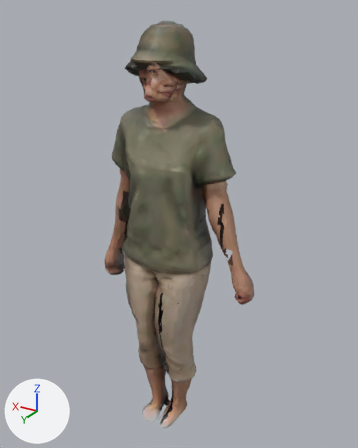
A saved change to the glTF model public/models/ma/nhanvat/tp-020.glb.
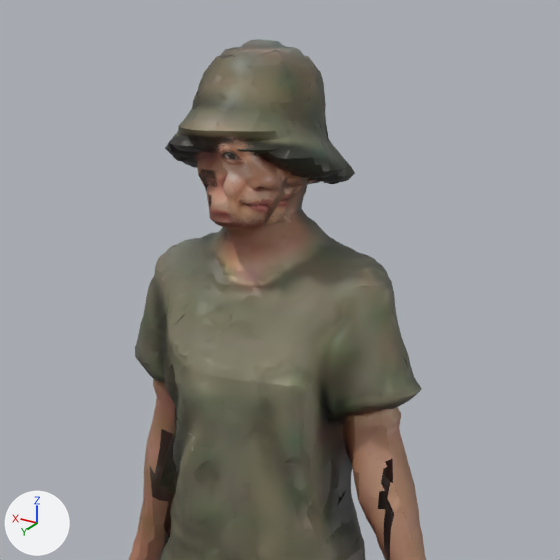
There are two pictures of each version: one whole from a camera (50 mm lens) standing at (-0.875, 1.436, 1.609) and looking at (0.004, -0.029, 0.876), one close up on the part from 15% to 83% of the width and 1% to 55% of the height. Lighting does not change. The marker at lower left points along +X, +Y and +Z. The last two pictures show the newer version. Vertices at exactly the same position are counted once.

In view in the first close-up: 'Body'.
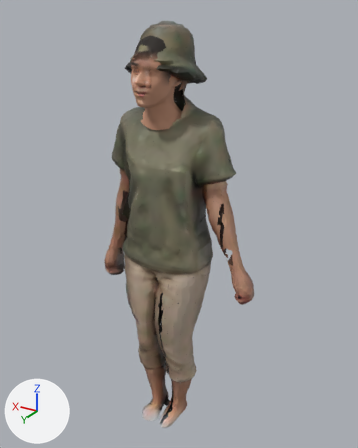
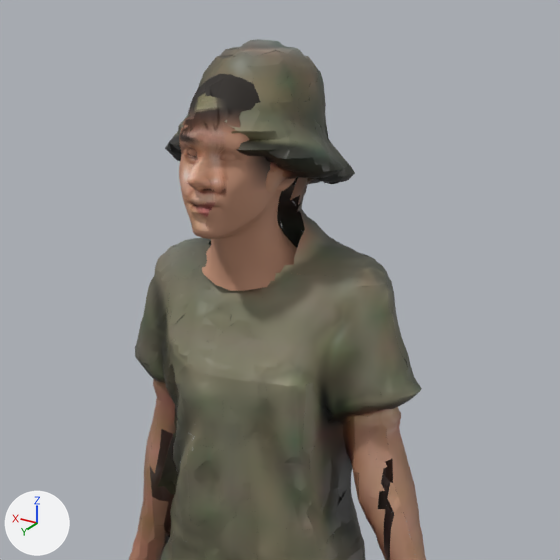
Pixel boxes (x1, y1, x2, y2) of what changed, in the close-ups (560 x 560 px):
part 1 of me_body, added
    after: (184, 148, 196, 156)
part 2 of me_body, built on
    before: (188, 122, 324, 276)
    after: (179, 74, 298, 291)
part 3 of me_body, recoloured
    before: (236, 150, 256, 222)
    after: (231, 151, 255, 233)

The change, as a diff of the scene's bpy script:
```diff
--- a/public/models/ma/nhanvat/tp-020.glb.py
+++ b/public/models/ma/nhanvat/tp-020.glb.py
@@ img_dau_chuan @@
+img_dau_chuan = load_image('dau-chuan', '_unpacked/dau-chuan', 1024, 1024, 'sRGB')
@@ mat_dauchuan @@
+mat_dauchuan = bpy.data.materials.new('DauChuan')
+# uses the picture img_dau_chuan
@@ me_body @@
 # used by ob_body; location = (0.0, 0.0, 0.0)
-me_body.from_pydata(...)  # 12058 vertices, 16512 faces; spans x -0.32..0.31, y -0.14..0.13, z 0.0..1.58
+me_body.from_pydata(...)  # 13279 vertices, 18543 faces; spans x -0.32..0.31, y -0.14..0.16, z 0.0..1.58
+# me_body part 1: a new loose piece of 105 vertices spanning x 0.06..0.09, y 0.1..0.12, z 1.42..1.46, in mat_dauchuan
+# me_body part 2: 73 vertices moved within x -0.02..0.06, y 0.02..0.13, z 1.27..1.48; 900 vertices removed from x -0.06..0.16, y -0.08..0.12, z 1.26..1.48; 2016 vertices added at x -0.04..0.15, y -0.07..0.16, z 1.24..1.54
+# me_body part 3: 20 faces spanning x -0.01..0.02, y 0.08..0.12, z 1.33..1.45 switch from mat_face2d to mat_dauchuan
 me_body.materials.append(mat_body)
-me_body.materials.append(mat_face)  # picture img_face
```
